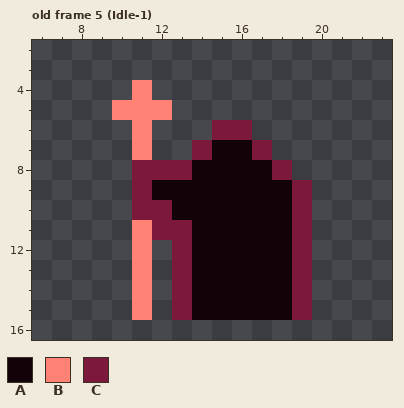
File history of a pixel-art file, SourceAssets/Source/Acolyte.aseprite. Above: the version before the commit.
32x32 pixels, 8 frames. Shown: old frame 5 (Idle-1): x 6..23, y 2..16. The commit also changed other frames, which this record leaves out.
Palette (. is transparent): A #130208  B #ff8274  C #7c183c
The result:
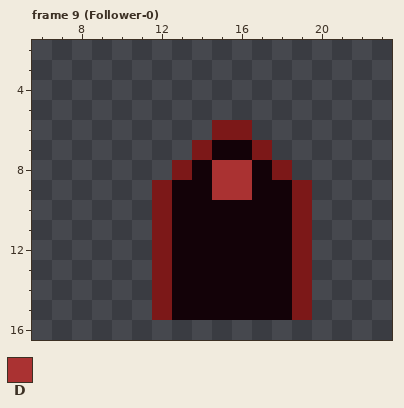
Colours new in this view: D #aa3232
A new or re-ordered frame is compared with the old frame closest to it.
Diff:
frames 8 -> 10
Colour C changes from #7c183c to #7c1818.
Frame 9 (Follower-0) is new; against old frame 5 (Idle-1):
Colour A replaces colour C in rows 11 to 15 at x 13.
Colour C is added in rows 12 to 15 at x 12.
Colour C replaces colour A in row 9 at x 12.
Colour D replaces colour A in rows 8 to 9 at x 15 to 16.
Colour B is removed in row 4 at x 11; in row 5 at x 10 to 12; in rows 6 to 7 at x 11; in rows 11 to 15 at x 11.
Colour C is removed in row 8 at x 11 to 12; in rows 9 to 10 at x 11.
Boxes around the changes in both pictures, in picture pixels (x1, y1, x2, y2):
changed: (112, 80, 312, 320)
